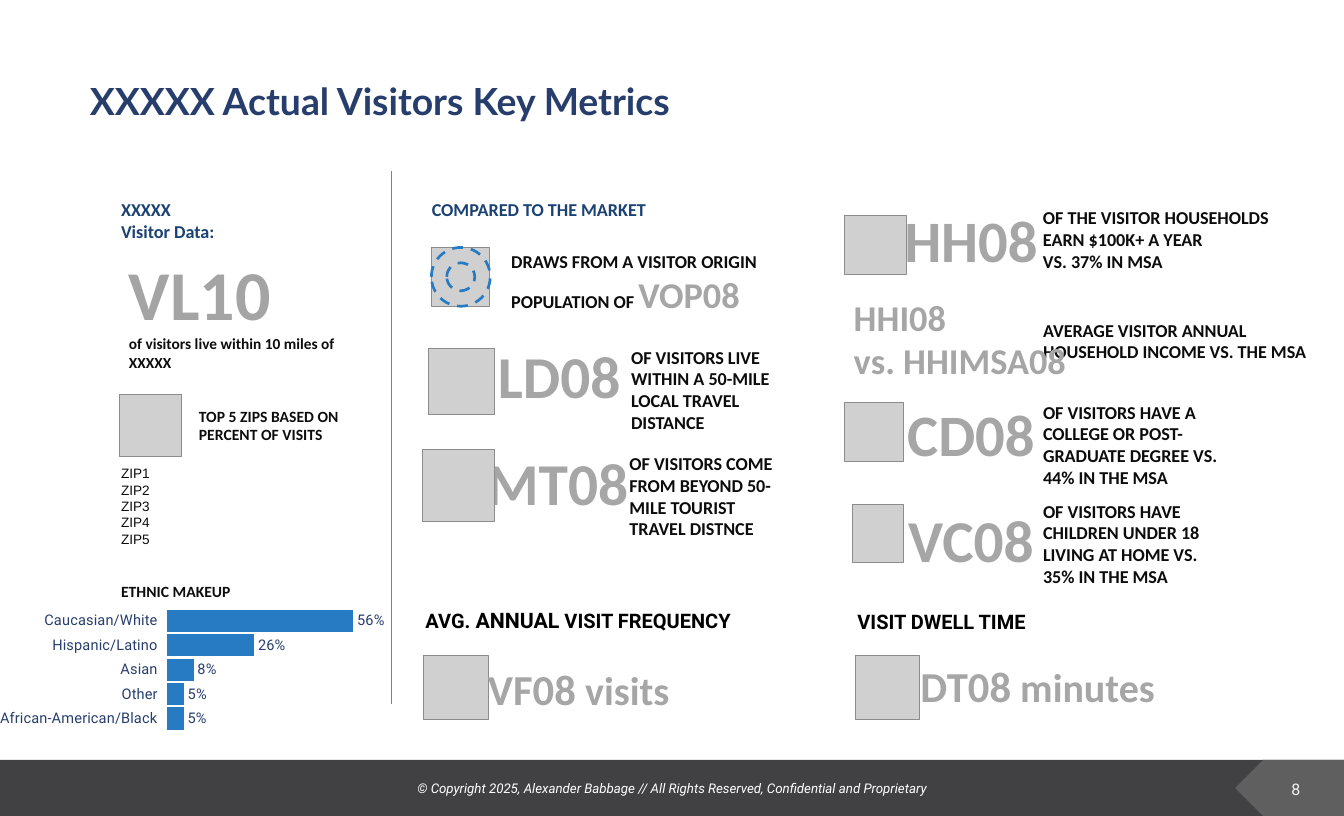
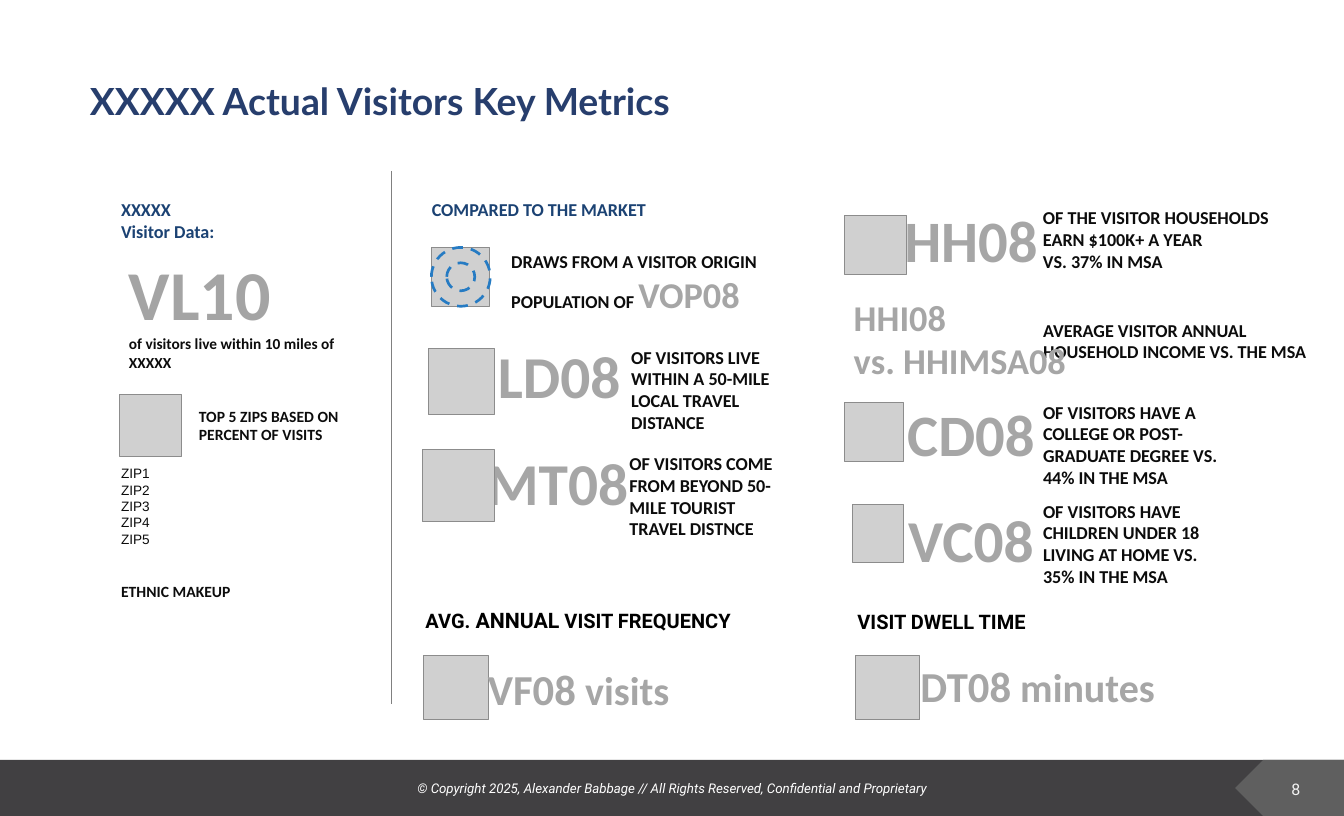
Before and after one commit to deeemdeeem/tt-report-automation, a slide deck: slide 8 of TT_report.pptx. Drawn at 1344x816 pixels with LibreOffice and Linux fonts; fonts in the diff are those of the drawing; grey boxes stand for pictures; background and template pictures are left out. Boxes give left, top, right and bottom in pixels: in the first picture for what was removed or moved away, otherwise in the second. Text is boxed around its words. In the diff, an @@ line names an element or a change of style, - is before the commit and + after.

```diff
--- a/TT_report.pptx
+++ b/TT_report.pptx
@@ bar chart removed at (0,591,394,748) @@
-categories: African-American/Black, Other, Asian, Hispanic/Latino, Caucasian/White
-Series 1: 0.05, 0.05, 0.08, 0.26, 0.56
```
Also in this commit, not shown: 6 other slides changed, 5 other files.
